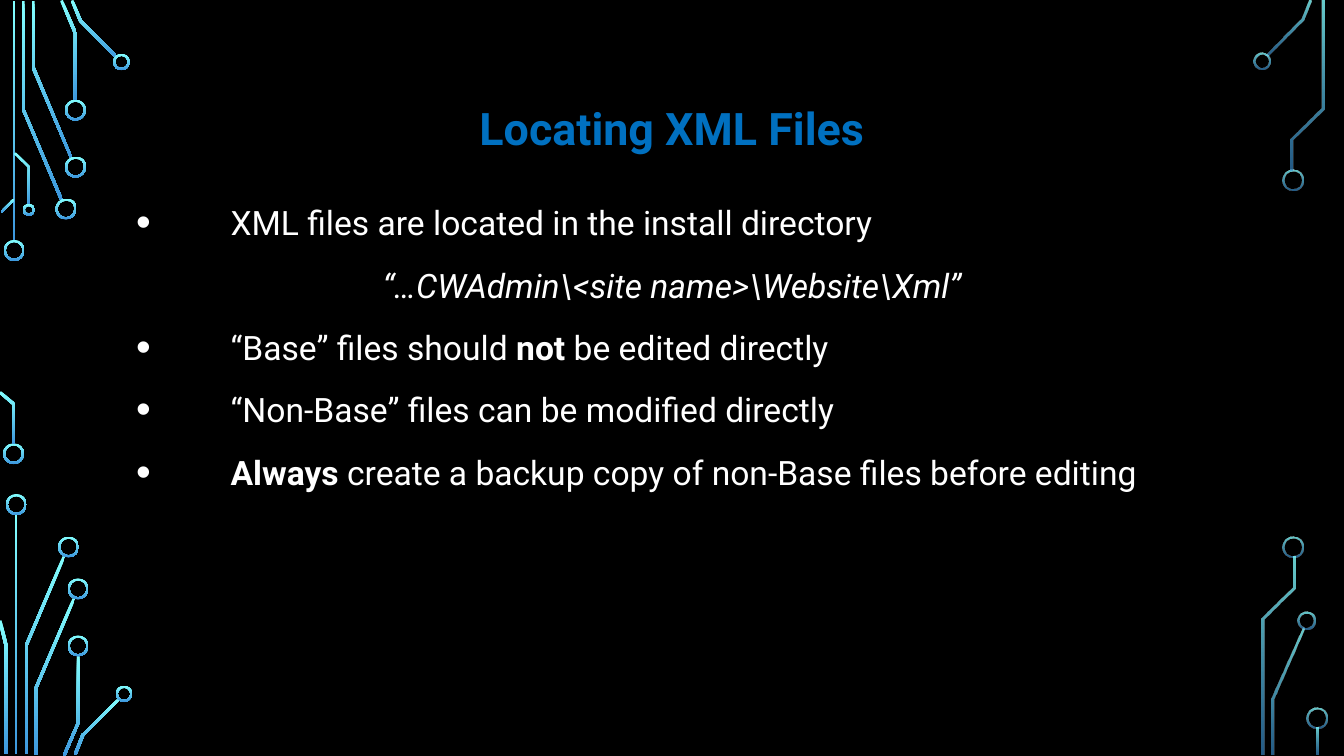
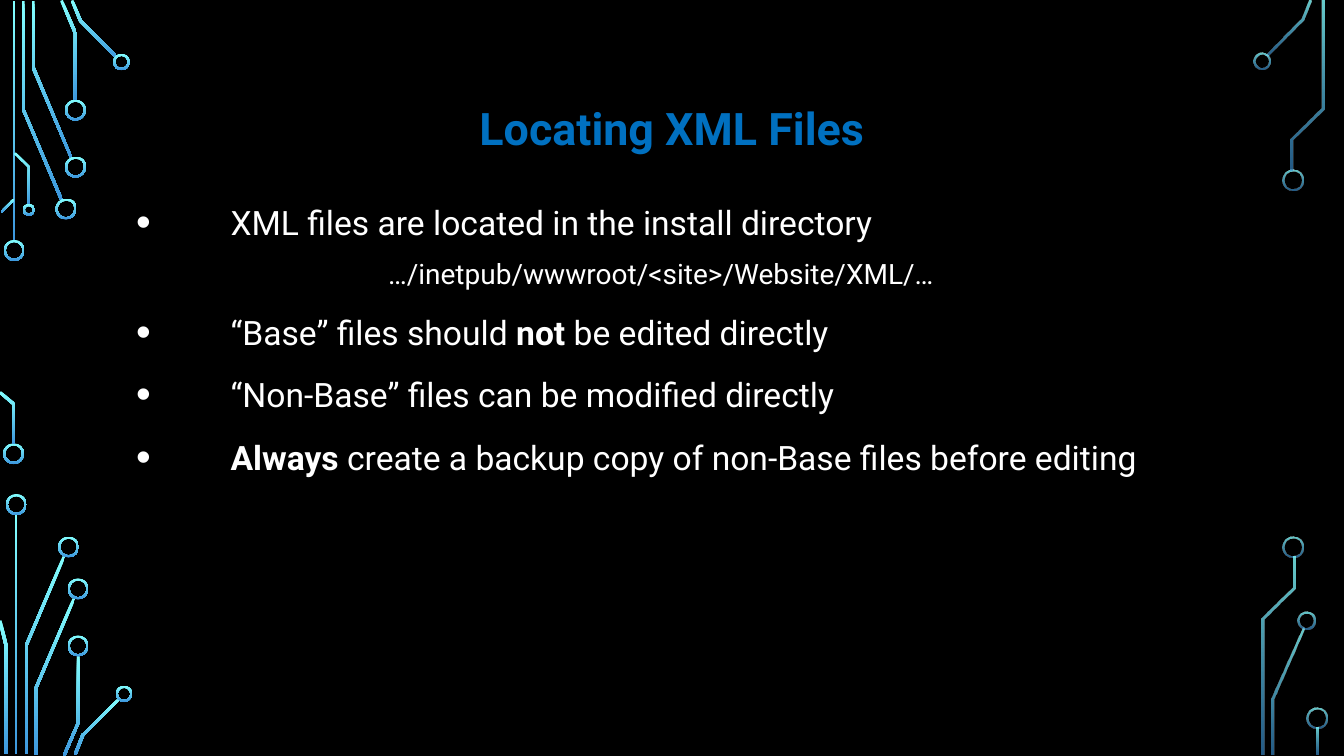
Before and after one commit to bswhitney/Cityworks-UICustomization-Training-Snippets, a slide deck: slide 15 of Web-Training/01_Understand-XML-CURRENT.pptx. Drawn at 1344x756 pixels with LibreOffice and Linux fonts; fonts in the diff are those of the drawing; background and template pictures are left out. Boxes give left, top, right and bottom in pixels: in the first picture for what was removed or moved away, otherwise in the second. Text is boxed around its words. In the diff, an @@ line names an element or a change of style, - is before the commit and + after.

```diff
--- a/Web-Training/01_Understand-XML-CURRENT.pptx
+++ b/Web-Training/01_Understand-XML-CURRENT.pptx
@@ text at bbox=[388, 263, 933, 290]: text changed; size 24 to 20 pt; italic off @@
-“…CWAdmin\<site name>\Website\Xml”
+  …/inetpub/wwwroot/<site>/Website/XML/…
```
Also in this commit, not shown: 2 other slides changed.
